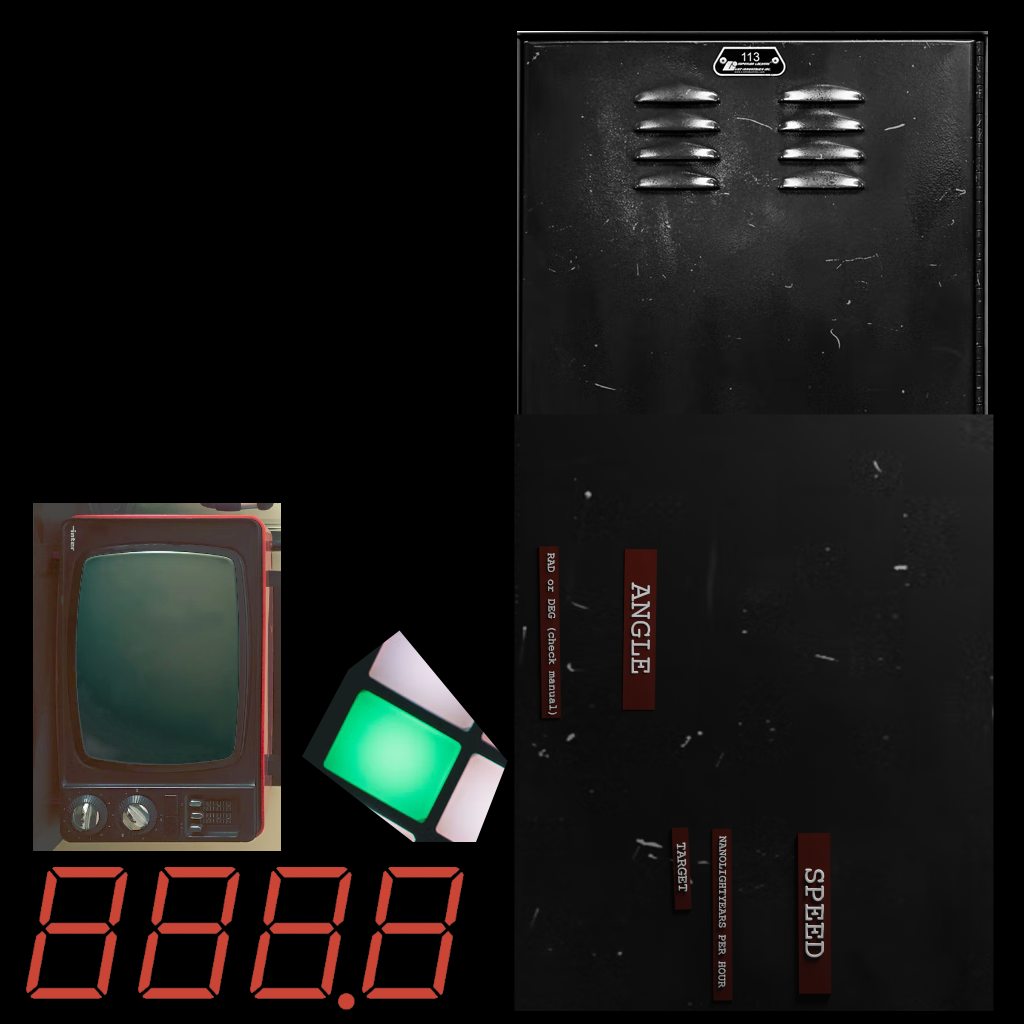
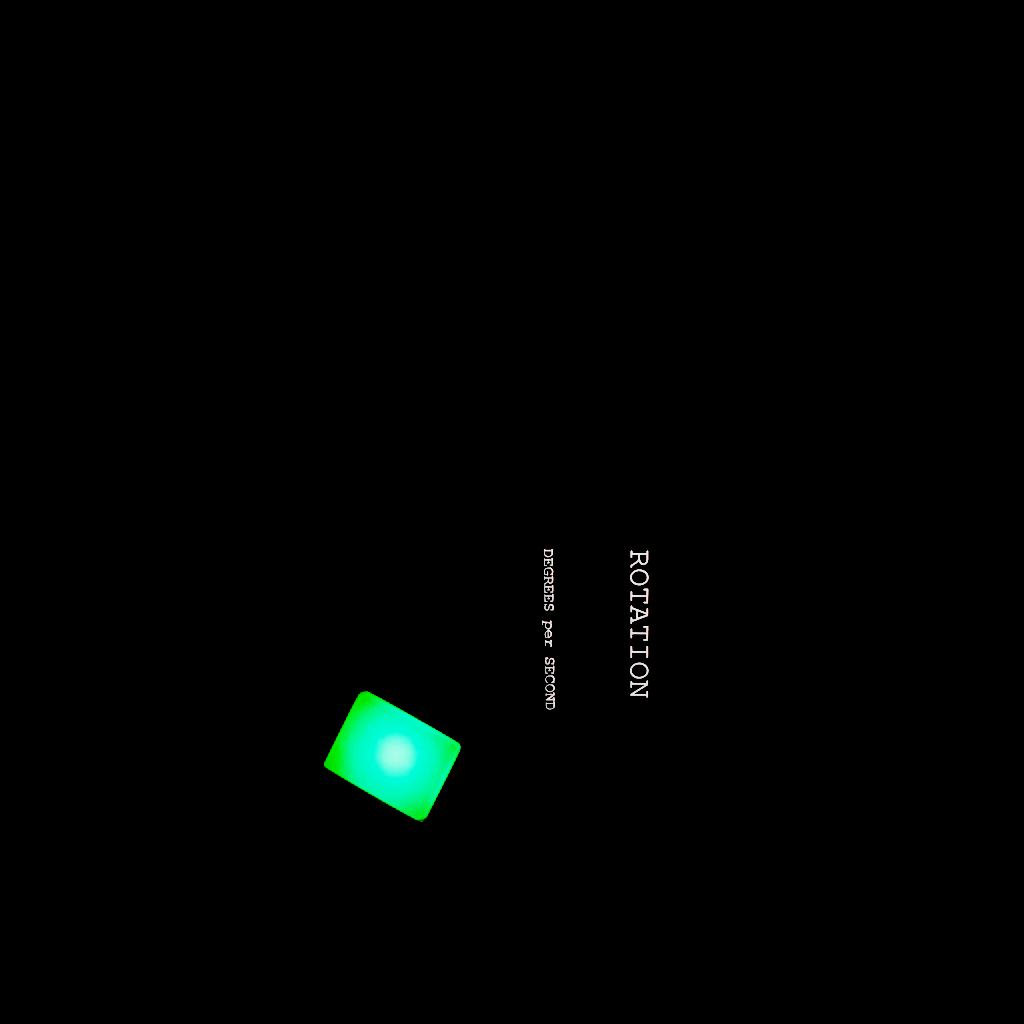
Layer changes from the first 1024 × 1024 image to the second:
added layer "Emission" above "tv copy" over (26, 31, 994, 1011)
added layer "untitled.png copy" above "untitled.png" over (514, 410, 994, 1011)
added layer "untitled.png" above "navterminal_labels.png copy" over (514, 410, 994, 1011)
